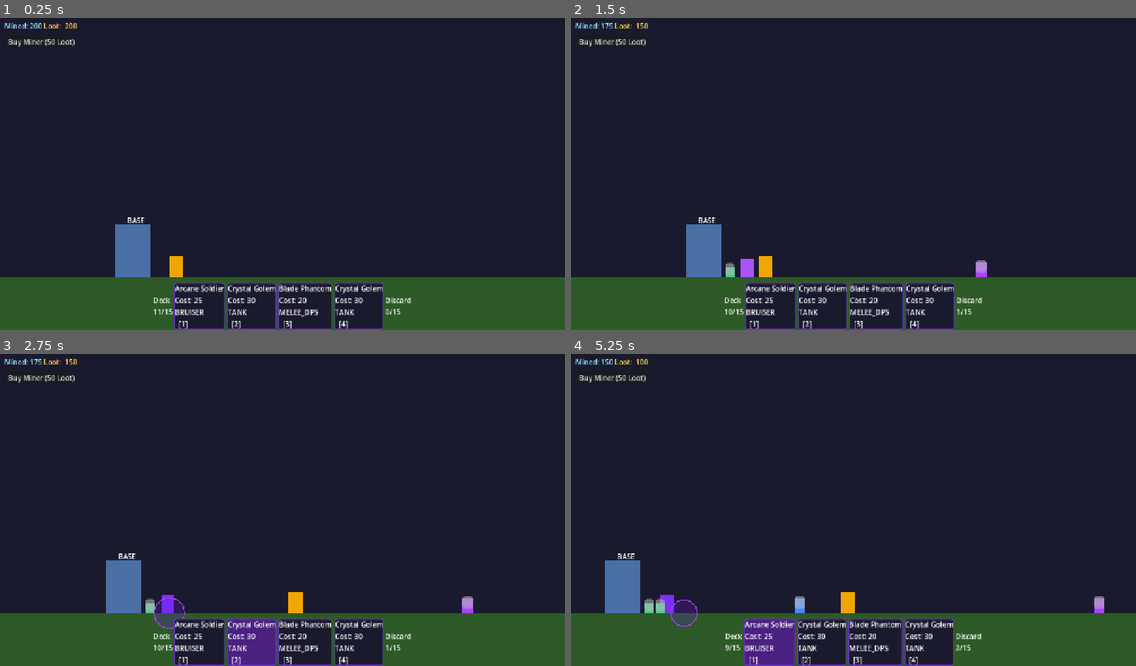
Above: before the commit, frames 1-4 (two rows, left to right).
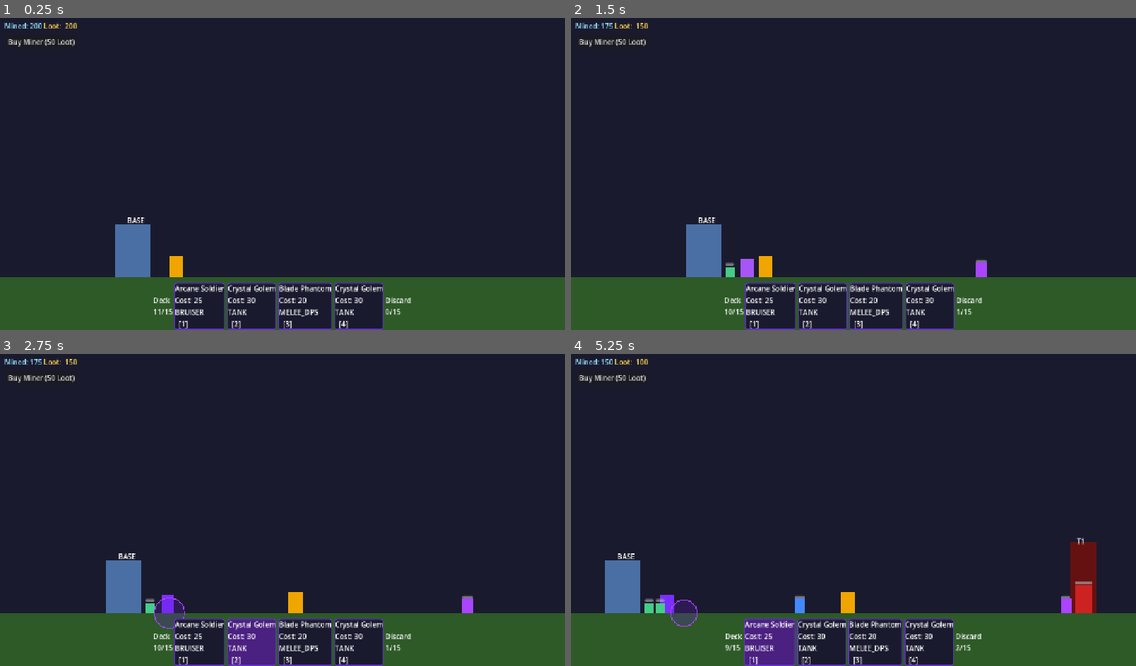
Above: after the commit, the same moments.

Repository: Saebeas/Simplespire
Game: Godot game, scene res://levels/main_game.tscn
Two runs of this game, one before a commit and one after it. Both use one fixed random seed, a clock stepped at 60 frames per second and the inputs below.
Inputs (mouse positions are in pixels of both pictures, inside the frame that each line leads up to):
- Up to frame 1 (0.25 s): no input
- Up to frame 2 (1.5 s): click "Buy Miner (50 Loot)" at 0.5 s; tap Enter at 1.25 s; move the mouse to (977, 155) at 1.27 s; hold D (move_right) from 1.28 s (still down); tap 1 at 1.35 s; click (977, 155) at 1.42 s
- Up to frame 3 (2.75 s): keep holding D (move_right); tap W (move_up) at 1.52, 2.27 s; move the mouse to (169, 522) at 2.02 s; tap 2 at 2.1 s
- Up to frame 4 (5.25 s): move the mouse to (910, 438) at 2.77 s; release D (move_right) at 2.78 s; hold A (move_left) 2.78-3.53 s; tap 3 at 2.85 s; move the mouse to (825, 572) at 3.52 s; hold D (move_right) 3.53-5.03 s; tap 4 at 3.6 s; click (825, 572) at 3.67 s; tap W (move_up) at 3.77, 4.52 s; move the mouse to (1023, 553) at 4.27 s; tap F at 4.35 s; move the mouse to (684, 460) at 5.02 s; hold A (move_left) from 5.03 s (still down); tap 1 at 5.1 s

The runs differ from the first frame. In frame 2, 0.1% of the frame differs, in the area x 27-74%, y 77-83%; in frame 3, 0.1%; in frame 4, 1.4%, in the area x 13-95%, y 58-84%.

Commit message:
towerboss with side flipping

Diff:
--- a/entities/enemy_creep.tscn
+++ b/entities/enemy_creep.tscn
@@ -21,9 +21,9 @@
 
 [node name="HealthBar" type="ProgressBar" parent="." unique_id=350325019]
 offset_left = -14.0
-offset_top = -52.305
+offset_top = -34.525
 offset_right = 14.0
-offset_bottom = -25.305
+offset_bottom = -28.525002
 max_value = 1.0
 value = 1.0
 show_percentage = false
--- a/entities/miner.tscn
+++ b/entities/miner.tscn
@@ -15,7 +15,7 @@
 offset_left = -10.0
 offset_top = -32.0
 offset_right = 10.0
-offset_bottom = -5.0
+offset_bottom = -26.0
 max_value = 1.0
 value = 1.0
 show_percentage = false
--- a/entities/minions/minion.tscn
+++ b/entities/minions/minion.tscn
@@ -19,9 +19,9 @@
 
 [node name="HealthBar" type="ProgressBar" parent="." unique_id=1946959343]
 offset_left = -12.0
-offset_top = -38.0
+offset_top = -39.32
 offset_right = 12.0
-offset_bottom = -11.0
+offset_bottom = -33.32
 max_value = 1.0
 value = 1.0
 show_percentage = false
--- /dev/null
+++ b/entities/tower.gd
@@ -0,0 +1,49 @@
+class_name Tower
+extends Node2D
+
+const BOSS_SCENE := preload("res://entities/tower_boss.tscn")
+
+@export var tower_index: int = 0
+
+var owner_faction: int = EventBus.Faction.ENEMY
+var _boss: TowerBoss = null
+
+@onready var visual: ColorRect = $Visual
+@onready var name_label: Label = $NameLabel
+
+
+func _ready() -> void:
+	_update_visuals()
+	_spawn_boss()
+	print("[Tower] Tower %d ready at x=%.0f" % [tower_index, global_position.x])
+	EventBus.boss_died.connect(_on_boss_died)
+
+func _spawn_boss() -> void:
+	_boss = BOSS_SCENE.instantiate()
+	_boss.global_position = Vector2(global_position.x, global_position.y - 48)
+	var units: Node2D = get_tree().get_first_node_in_group("units_container")
+	units.add_child(_boss)
+	_boss.call_deferred("setup", tower_index, owner_faction)
+
+func _update_visuals() -> void:
+	name_label.text = "T%d" % (tower_index + 1)
+	if owner_faction == EventBus.Faction.ENEMY:
+		visual.color = Color("#661111")
+	else:
+		visual.color = Color("#113366")
+
+func _on_boss_died(idx: int, faction: int) -> void:
+	if idx != tower_index:
+		return
+
+	if faction == EventBus.Faction.ENEMY:
+		owner_faction = EventBus.Faction.PLAYER
+		EventBus.tower_captured.emit(tower_index)
+		print("[Tower] Tower %d captured by player!" % (tower_index + 1))
+	else:
+		owner_faction = EventBus.Faction.ENEMY
+		EventBus.tower_lost.emit(tower_index)
+		print("[Tower] Tower %d lost to enemy!" % (tower_index + 1))
+
+	_update_visuals()
+	_spawn_boss()
--- /dev/null
+++ b/entities/tower.tscn
@@ -0,0 +1,19 @@
+[gd_scene format=3 uid="uid://711d1bqt8eu5"]
+
+[ext_resource type="Script" uid="uid://c8i77n4i02xld" path="res://entities/tower.gd" id="1_ixfgm"]
+
+[node name="Tower" type="Node2D" unique_id=1583120415]
+script = ExtResource("1_ixfgm")
+
+[node name="Visual" type="ColorRect" parent="." unique_id=1589870967]
+offset_left = -30.0
+offset_top = -160.0
+offset_right = 30.0
+color = Color(0.4, 0.06666667, 0.06666667, 1)
+
+[node name="NameLabel" type="Label" parent="." unique_id=1217070052]
+offset_left = -15.0
+offset_top = -175.0
+offset_right = 25.0
+offset_bottom = -152.0
+text = "T1"
--- a/entities/tower_boss.tscn
+++ b/entities/tower_boss.tscn
@@ -17,3 +17,12 @@
 offset_left = -20.0
 offset_top = -64.0
 offset_right = 20.0
+
+[node name="HealthBar" type="ProgressBar" parent="." unique_id=1880117661]
+offset_left = -20.0
+offset_top = -72.0
+offset_right = 20.0
+offset_bottom = -66.0
+max_value = 1.0
+value = 1.0
+show_percentage = false
--- a/levels/main_game.tscn
+++ b/levels/main_game.tscn
@@ -3,6 +3,7 @@
 [ext_resource type="Script" uid="uid://bw2k6kopfga4q" path="res://levels/main_game.gd" id="1_tsier"]
 [ext_resource type="PackedScene" uid="uid://b1qpjufb4832y" path="res://entities/PlayerBase.tscn" id="2_85s4h"]
 [ext_resource type="PackedScene" uid="uid://ov7mpmj7n1d1" path="res://entities/crystal_node.tscn" id="3_48shk"]
+[ext_resource type="PackedScene" uid="uid://711d1bqt8eu5" path="res://entities/tower.tscn" id="3_32443"]
 [ext_resource type="PackedScene" uid="uid://dwpid3bycec2s" path="res://entities/player.tscn" id="4_61ut7"]
 [ext_resource type="PackedScene" uid="uid://c1a7dvfkakrgl" path="res://ui/hud.tscn" id="5_61a2o"]
 [ext_resource type="PackedScene" uid="uid://cj0ams328yt80" path="res://ui/card_hand_ui.tscn" id="6_d7clk"]
@@ -53,6 +54,9 @@
 [node name="Towers" type="Node2D" parent="World" unique_id=72039174]
 unique_name_in_owner = true
 
+[node name="Tower1" parent="World/Towers" unique_id=1583120415 instance=ExtResource("3_32443")]
+position = Vector2(1344, 600)
+
 [node name="CrystalNodes" type="Node2D" parent="World" unique_id=2072981958]
 unique_name_in_owner = true
 
Not shown, added: entities/tower.gd.uid
